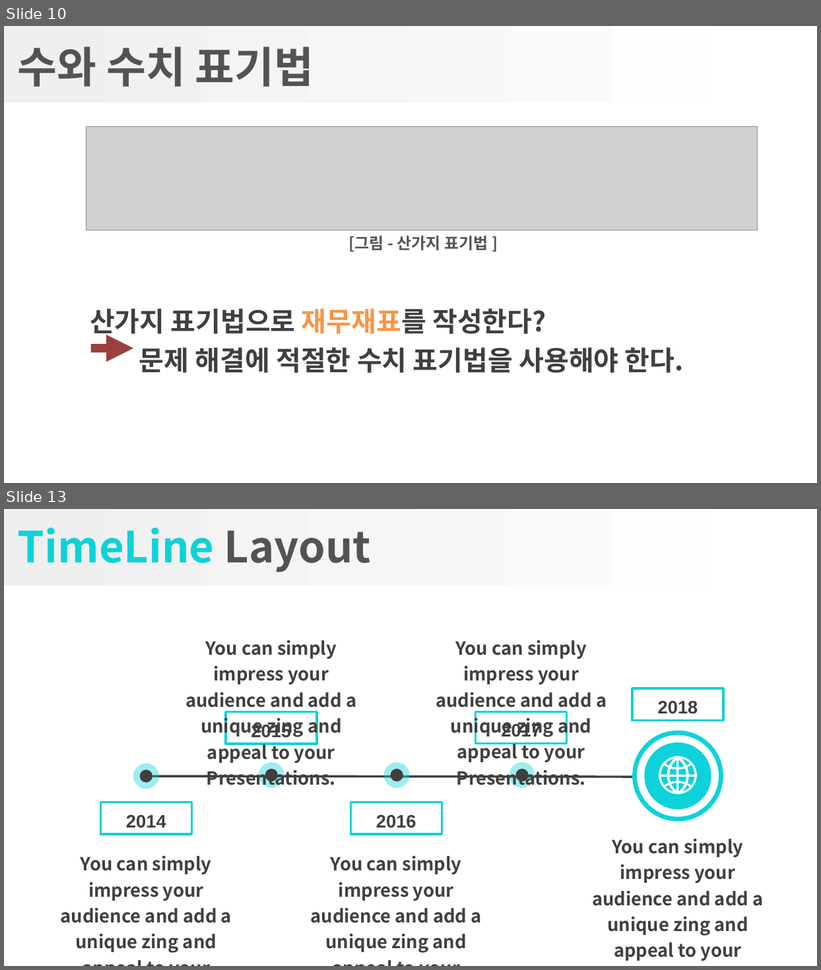
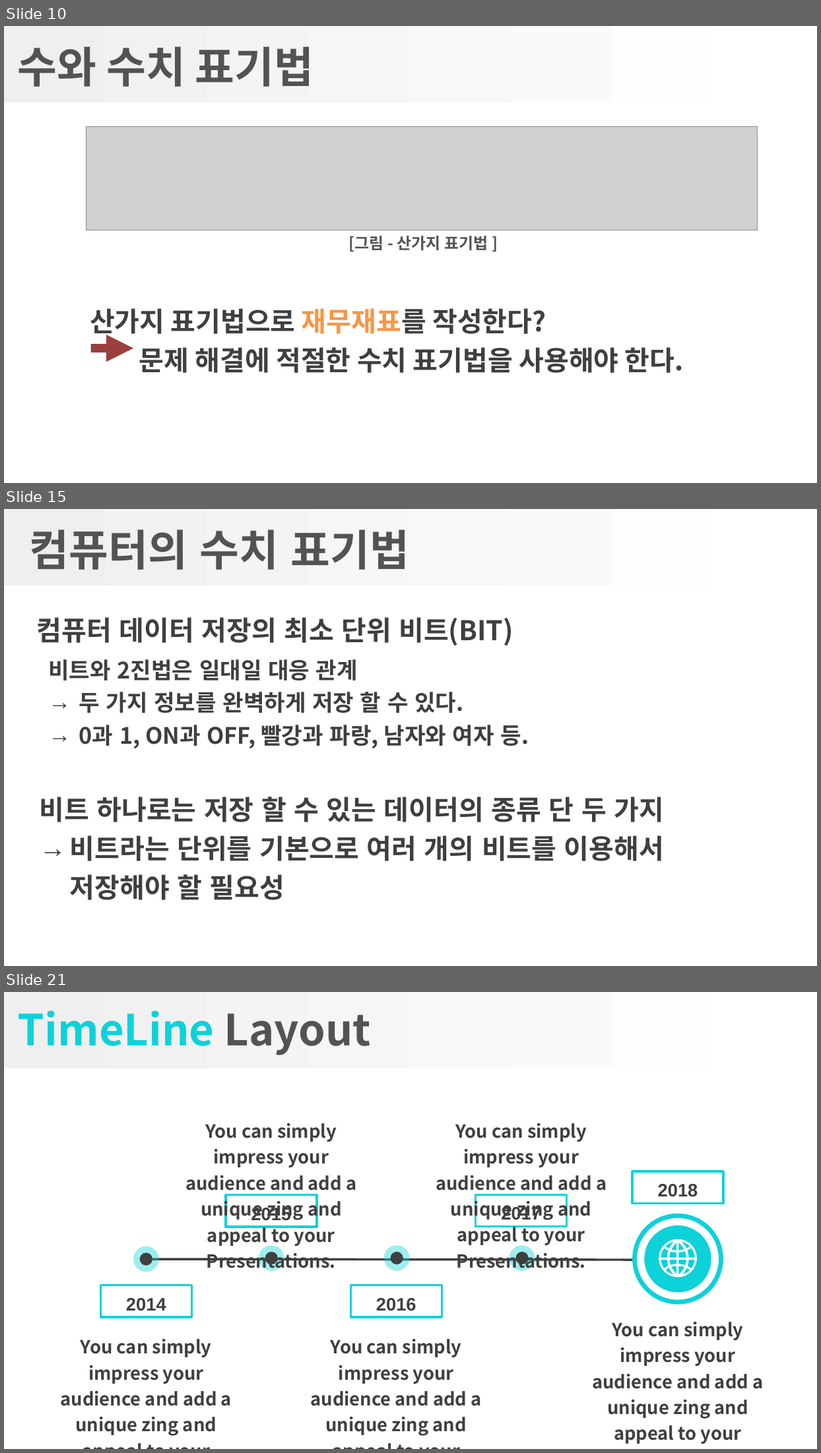
Before and after one commit to gatherKnowledge/Presentation, a slide deck: GreatCode/1-2장_수치표기법 복사본.pptx. Shown one above the other, each under a label of ours: slides 10 and 13 before the commit, slides 10, 15 and 21 after it; the slides between them are not shown. The pictures are 821x970 and 821x1453 pixels, drawn with LibreOffice and Linux fonts; fonts in the diff are those of the drawing; grey boxes stand for pictures; background and template pictures are left out. Boxes give left, top, right and bottom in pixels: in the first picture for what was removed or moved away, otherwise in the second. Text is boxed around its words. In the diff, an @@ line names an element or a change of style, - is before the commit and + after.

```diff
--- a/GreatCode/1-2장_수치표기법 복사본.pptx
+++ b/GreatCode/1-2장_수치표기법 복사본.pptx
@@ slide 15 added at (x1=4, y1=509, x2=817, y2=966), background #FFFFFF; not listed: 1 template element that a slide beside it also shows @@
@@ title added at (x1=30, y1=529, x2=409, y2=570), 38 pt, text #535353, bold @@
+컴퓨터의 수치 표기법
@@ text added at (x1=37, y1=617, x2=514, y2=646), 24 pt, text #3F3F3F, bold @@
+컴퓨터 데이터 저장의 최소 단위 비트(BIT)
@@ text added at (x1=48, y1=659, x2=529, y2=749), 20 pt, text #3F3F3F, bold @@
+비트와 2진법은 일대일 대응 관계
+→ 두 가지 정보를 완벽하게 저장 할 수 있다.
+→ 0과 1, ON과 OFF, 빨강과 파랑, 남자와 여자 등.
@@ text added at (x1=39, y1=797, x2=664, y2=900), 24 pt, text #3F3F3F, bold @@
+비트 하나로는 저장 할 수 있는 데이터의 종류 단 두 가지
+→ 비트라는 단위를 기본으로 여러 개의 비트를 이용해서 저장해야 할 필요성
@@ what was slide 13 is now slide 21 @@
```
Also in this commit, not shown: 11 slides changed, 8 other slides added, 1 slide removed, 1 other file.
